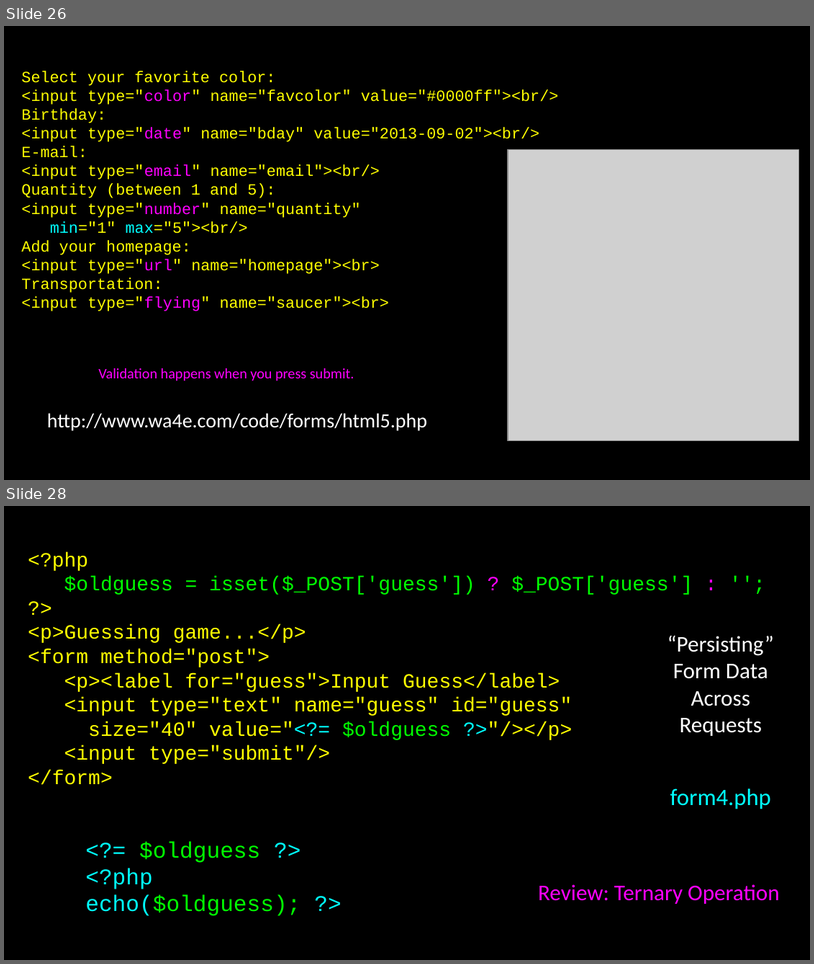
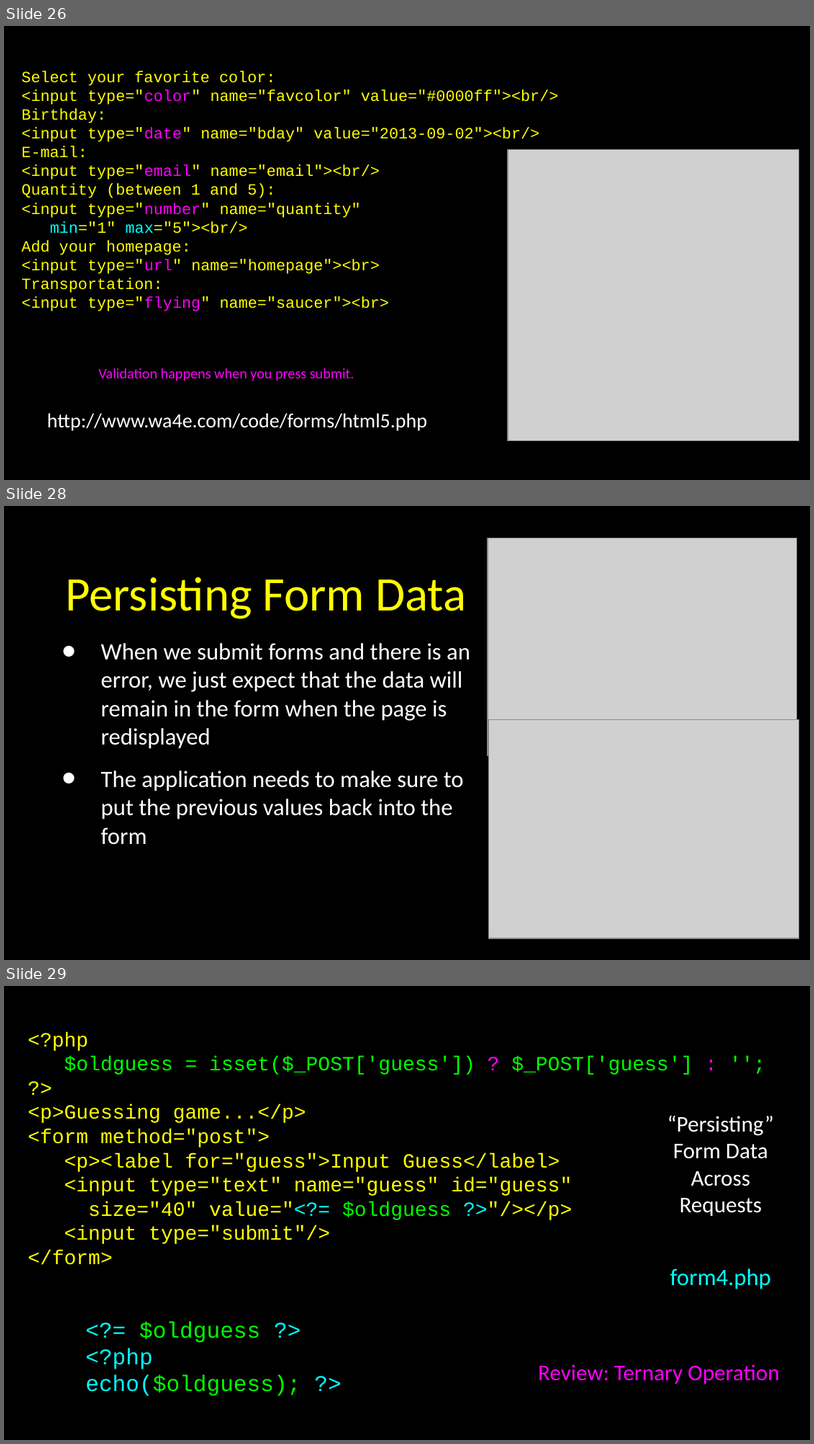
Before and after one commit to csev/wa4e, a slide deck: lectures/PHP-04-Forms.ppt. Shown one above the other, each under a label of ours: slides 26 and 28 before the commit, slides 26, 28 and 29 after it; the slides between them are not shown. The pictures are 814x964 and 814x1444 pixels, drawn with LibreOffice and Linux fonts; fonts in the diff are those of the drawing; grey boxes stand for pictures. Boxes give left, top, right and bottom in pixels: in the first picture for what was removed or moved away, otherwise in the second. Text is boxed around its words. In the diff, an @@ line names an element or a change of style, - is before the commit and + after.

Commit message:
Forms lectures

```diff
--- a/lectures/PHP-04-Forms.ppt
+++ b/lectures/PHP-04-Forms.ppt
@@ slide 28 added at [4, 506, 810, 960], background #000000; not listed: 1 template element that a slide beside it also shows @@
@@ picture added at [488, 538, 797, 756] @@
@@ title added at [65, 577, 466, 619], 43 pt, text #FFFF00 @@
+Persisting Form Data
@@ text added at [101, 643, 471, 844], 21 pt, text #FFFFFF @@
+• When we submit forms and there is an error, we just expect that the data will remain in the form when the page is redisplayed
+• The application needs to make sure to put the previous values back into the form
@@ picture added at [489, 720, 799, 938] @@
@@ what was slide 28 is now slide 29 @@
```
Also in this commit, not shown: 4 slides changed, 1 other file.
